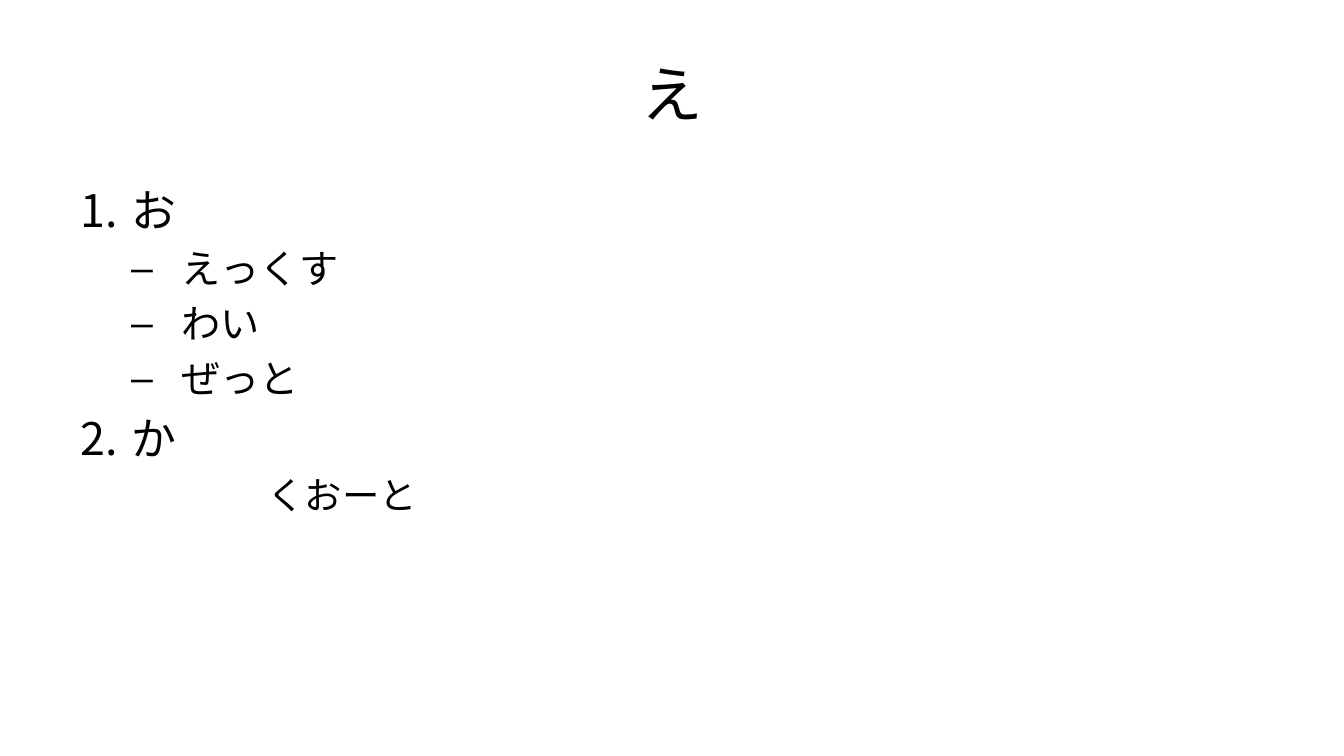
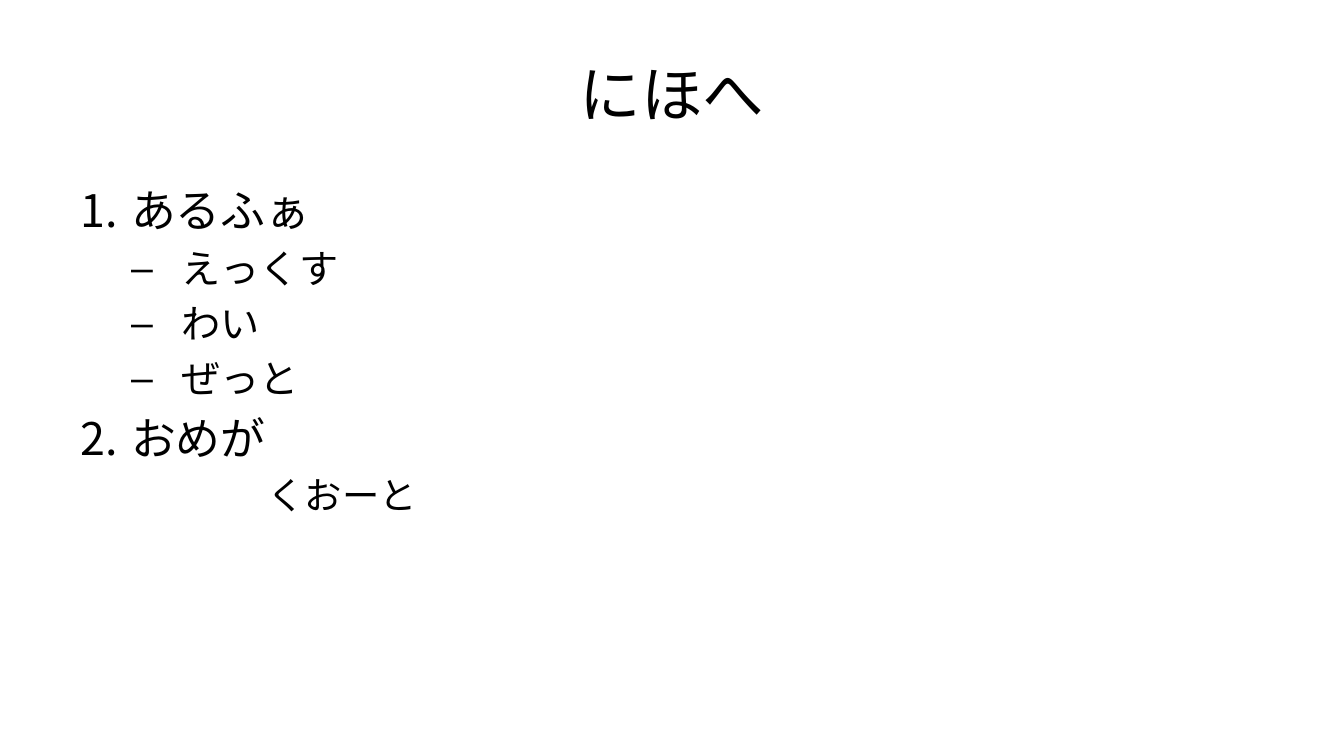
Before and after one commit to kfjt/md2pptxJP, a slide deck: slide 7 of outfile.pptx (slide 4 before the commit). Drawn at 1344x756 pixels with LibreOffice and Linux fonts; fonts in the diff are those of the drawing. Boxes give left, top, right and bottom in pixels: in the first picture for what was removed or moved away, otherwise in the second. Text is boxed around its words. In the diff, an @@ line names an element or a change of style, - is before the commit and + after.

```diff
--- a/outfile.pptx
+++ b/outfile.pptx
@@ title at (580,70,765,120): text changed @@
-え
+にほへ
@@ text at (131,191,310,229): text changed @@
-1. お
+1. あるふぁ
@@ text at (131,417,265,457): text changed @@
-2. か
+2. おめが
```
Also in this commit, not shown: 3 other slides changed, 4 slides added, 3 slides removed, 6 other files.
